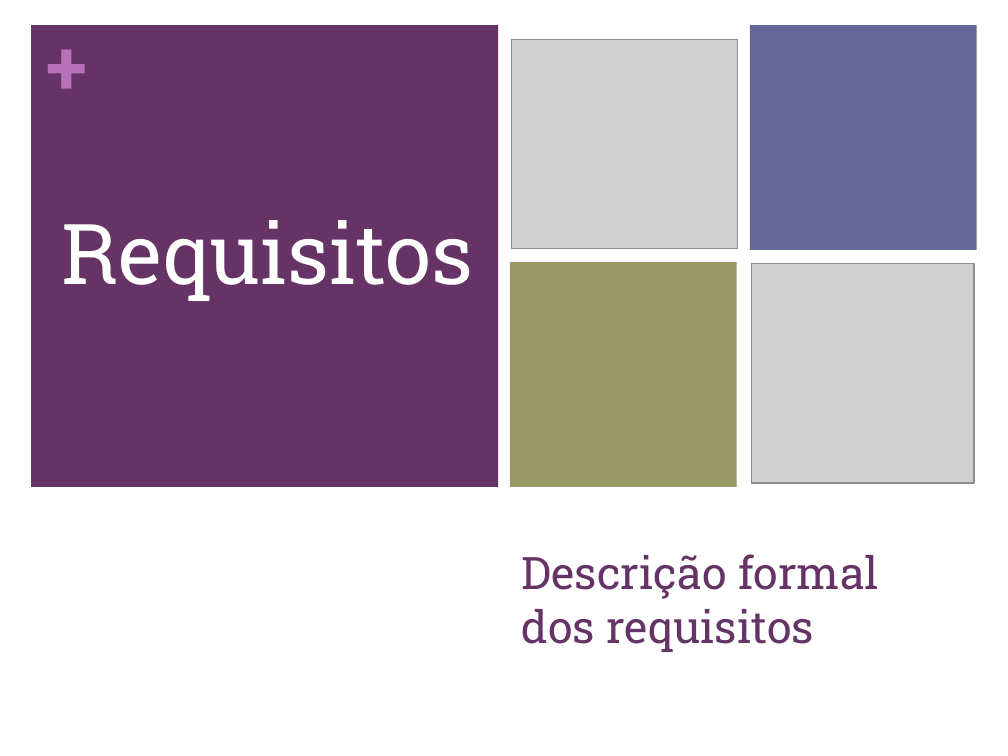
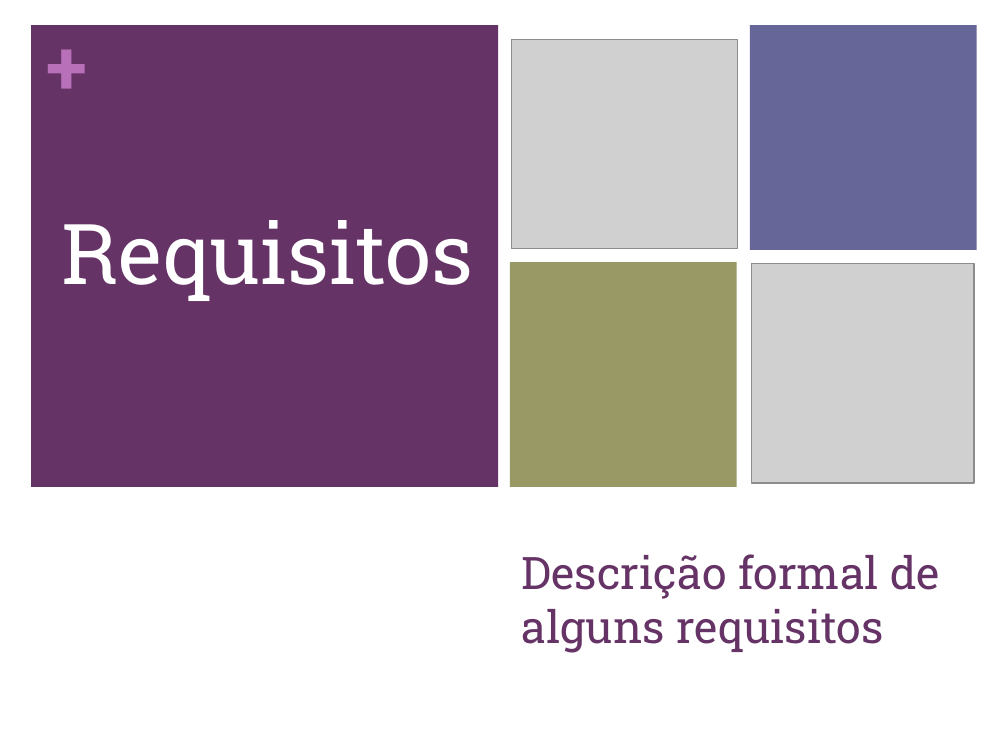
Before and after one commit to carboned4/C_C_U-2015-10, a slide deck: slide 11 of Aula 05/G10 - Apresentacao - Lab05.pptx. Drawn at 1008x756 pixels with LibreOffice and Linux fonts; fonts in the diff are those of the drawing; grey boxes stand for pictures. Boxes give left, top, right and bottom in pixels: in the first picture for what was removed or moved away, otherwise in the second. Text is boxed around its words. In the diff, an @@ line names an element or a change of style, - is before the commit and + after.

Commit message:
já só falta por os requisitos

```diff
--- a/Aula 05/G10 - Apresentacao - Lab05.pptx
+++ b/Aula 05/G10 - Apresentacao - Lab05.pptx
@@ title at [522,554,940,653]: text changed @@
-Descrição formal dos requisitos
+Descrição formal de alguns requisitos
```
Also in this commit, not shown: 3 other slides changed, 2 slides added, 1 slide removed, 1 other file.
